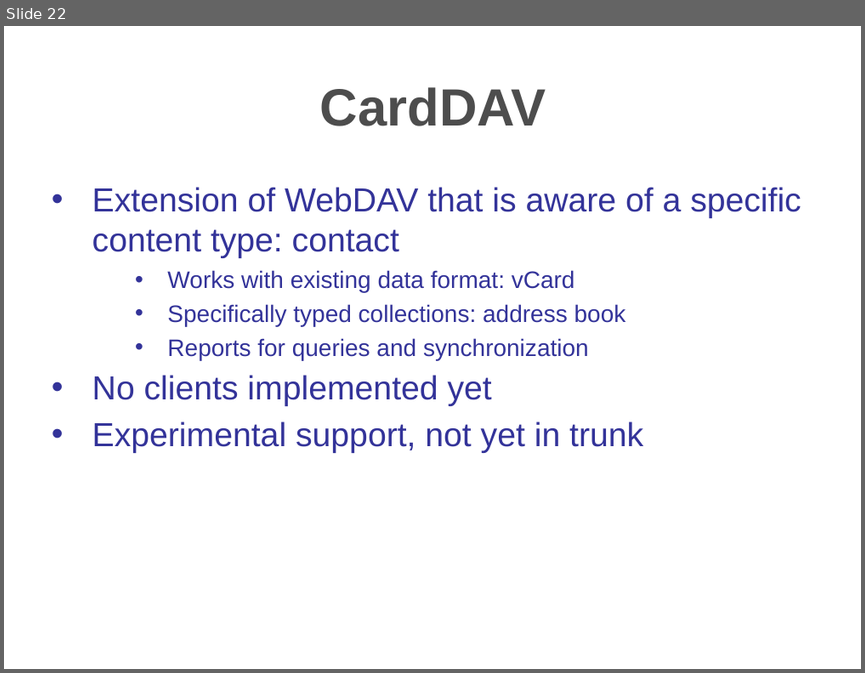
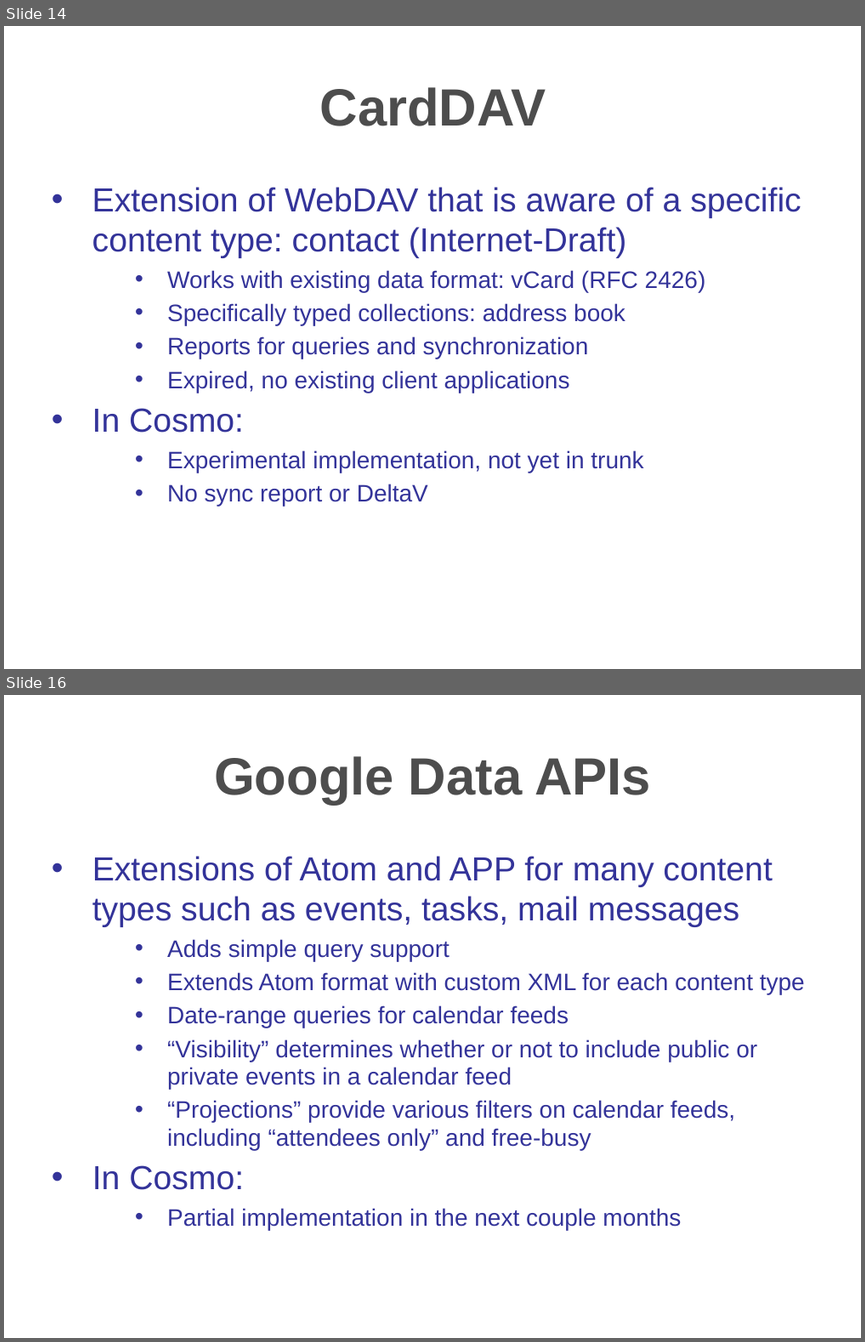
Before and after one commit to hzbarcea/cosmo, a slide deck: src/docs/presentations/apachecon2006.ppt. Shown one above the other, each under a label of ours: slide 22 before the commit, slides 14 and 16 after it; the slides between them are not shown. The pictures are 865x673 and 865x1342 pixels, drawn with LibreOffice and Linux fonts; fonts in the diff are those of the drawing; background and template pictures are left out. Boxes give left, top, right and bottom in pixels: in the first picture for what was removed or moved away, otherwise in the second. Text is boxed around its words. In the diff, an @@ line names an element or a change of style, - is before the commit and + after.

```diff
--- a/src/docs/presentations/apachecon2006.ppt
+++ b/src/docs/presentations/apachecon2006.ppt
@@ slide 16 added at (x1=4, y1=695, x2=861, y2=1338), background #FFFFFF; not listed: 1 template element that a slide beside it also shows @@
@@ title added at (x1=214, y1=756, x2=651, y2=805), 44 pt, text #4D4D4D, bold @@
+Google Data APIs
@@ text added at (x1=92, y1=856, x2=805, y2=1230), 20 pt, text #333399 @@
+• Extensions of Atom and APP for many content types such as events, tasks, mail messages
+    • Adds simple query support
+    • Extends Atom format with custom XML for each content type
+    • Date-range queries for calendar feeds
+    • “Visibility” determines whether or not to include public or private events in a calendar feed
+    • “Projections” provide various filters on calendar feeds, including “attendees only” and free-busy
+• In Cosmo:
+    • Partial implementation in the next couple months
@@ what was slide 22 is now slide 14 @@
@@ slide 14 changed as well @@
@@ text at (x1=92, y1=187, x2=801, y2=292): text changed @@
-• Extension of WebDAV that is aware of a specific content type: contact
-    • Works with existing data format: vCard
+• Extension of WebDAV that is aware of a specific content type: contact (Internet-Draft)
+    • Works with existing data format: vCard (RFC 2426)
@@ text at (x1=167, y1=303, x2=625, y2=358): line spacing 23.4pt to 23.1pt @@
@@ text at (x1=92, y1=370, x2=643, y2=505): text changed; size 28 to 20 pt @@
-• No clients implemented yet
-• Experimental support, not yet in trunk
+    • Expired, no existing client applications
+• In Cosmo:
+    • Experimental implementation, not yet in trunk
+    • No sync report or DeltaV
```
Also in this commit, not shown: 23 other slides changed, 4 other slides added, 5 slides removed.
